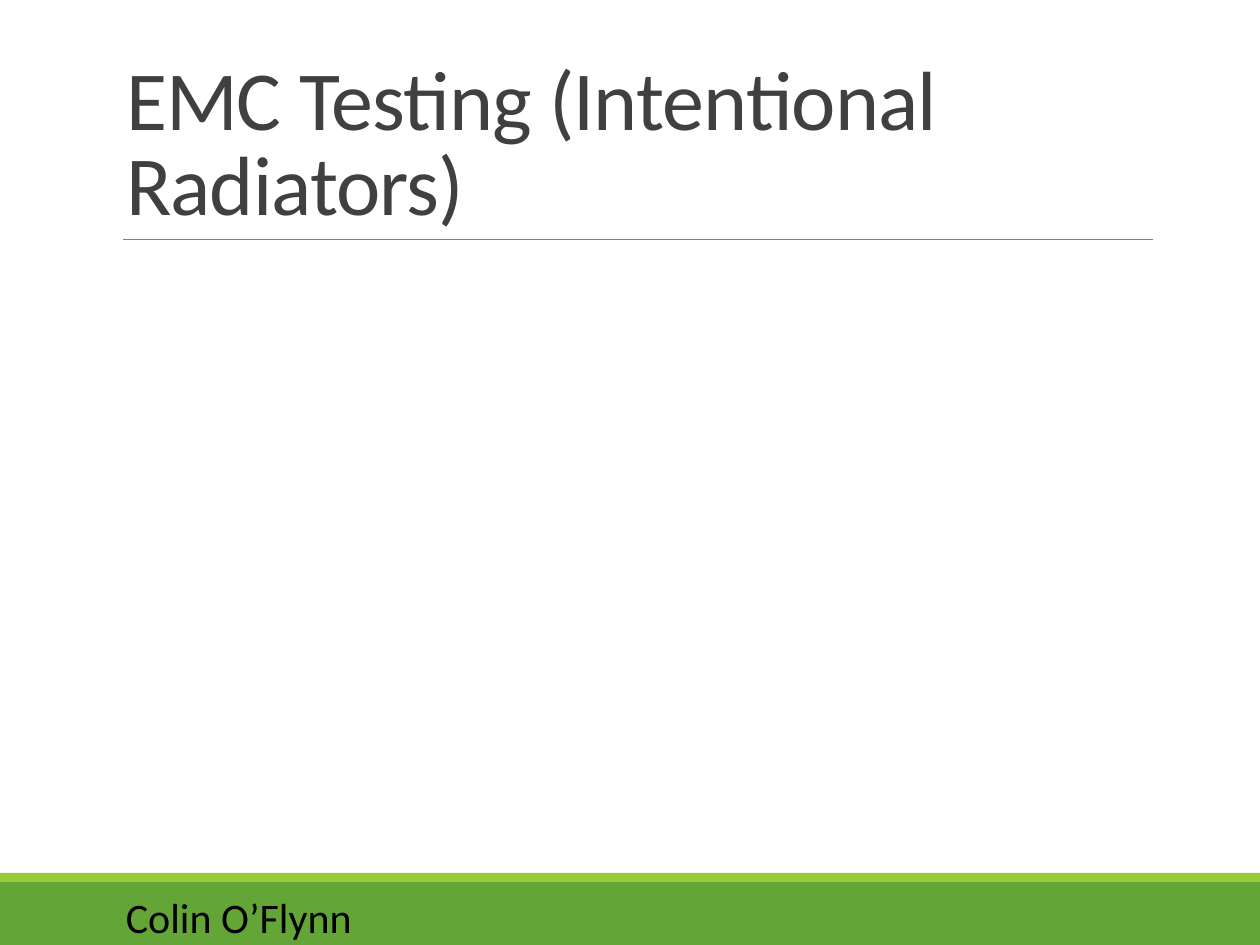
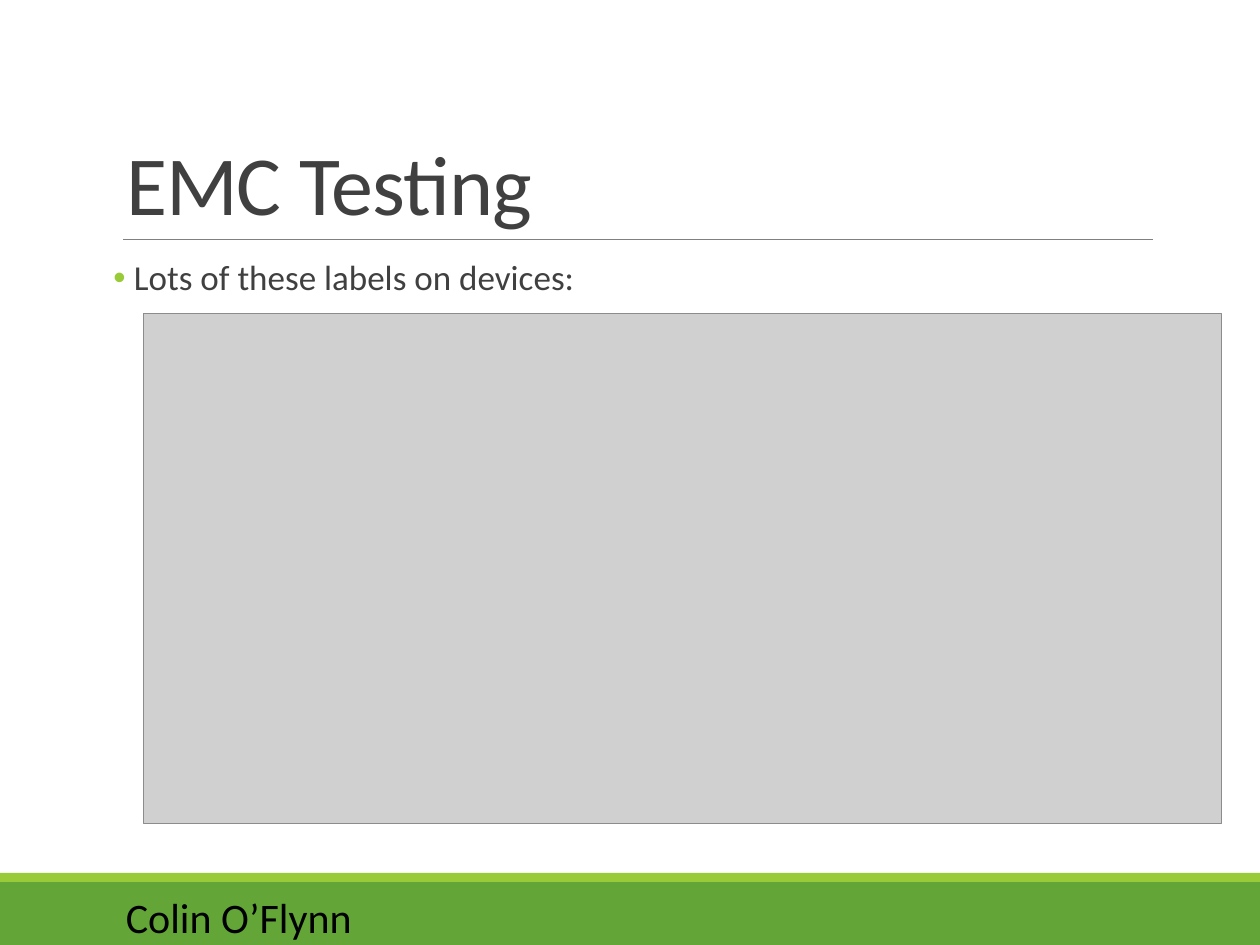
Before and after one commit to colinoflynn/eced3901, a slide deck: slide 29 of 2015/Lectures/ECED 3901 - 03 - Project Managment.pptx (slide 20 before the commit). Drawn at 1260x945 pixels with LibreOffice and Linux fonts; fonts in the diff are those of the drawing; grey boxes stand for pictures. Boxes give left, top, right and bottom in pixels: in the first picture for what was removed or moved away, otherwise in the second. Text is boxed around its words. In the diff, an @@ line names an element or a change of style, - is before the commit and + after.

Commit message:
Update lecture 3

```diff
--- a/2015/Lectures/ECED 3901 - 03 - Project Managment.pptx
+++ b/2015/Lectures/ECED 3901 - 03 - Project Managment.pptx
@@ title at [126, 157, 532, 230]: text changed @@
-EMC Testing (Intentional Radiators)
+EMC Testing
@@ text added at [134, 265, 574, 291], 20 pt, text #404040 @@
+• Lots of these labels on devices:
@@ picture added at [144, 314, 1221, 824] @@
```
Also in this commit, not shown: 3 other slides changed, 13 slides added, 5 slides removed, 1 other file.
